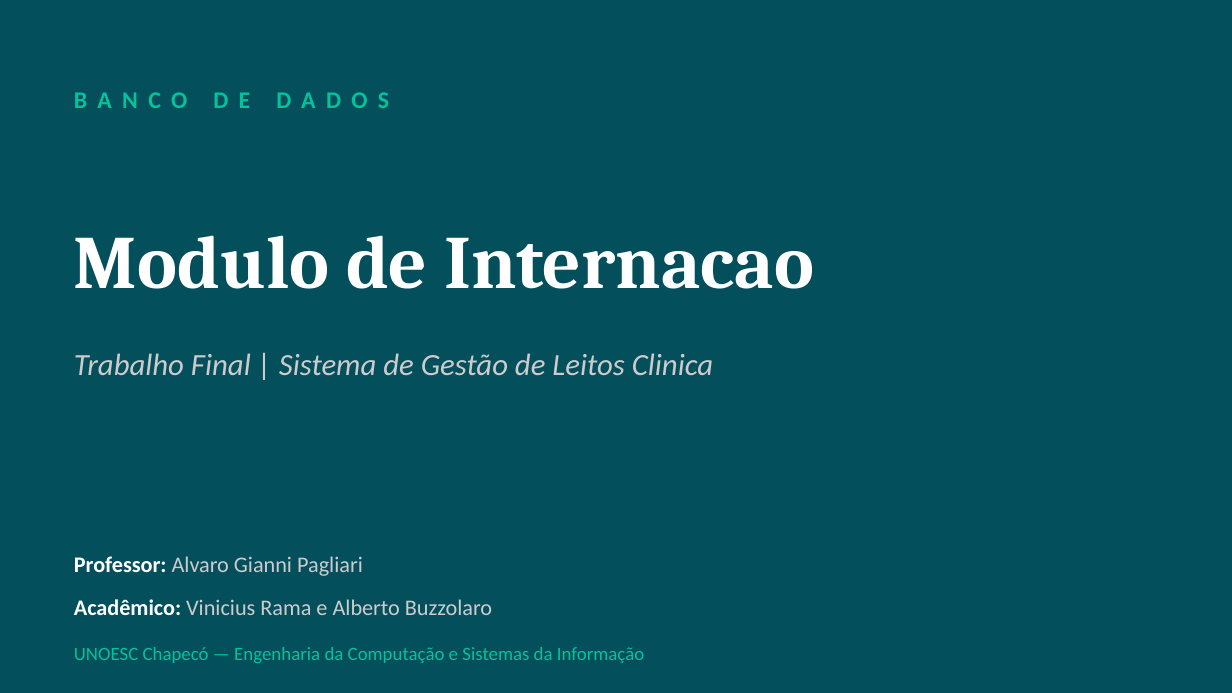
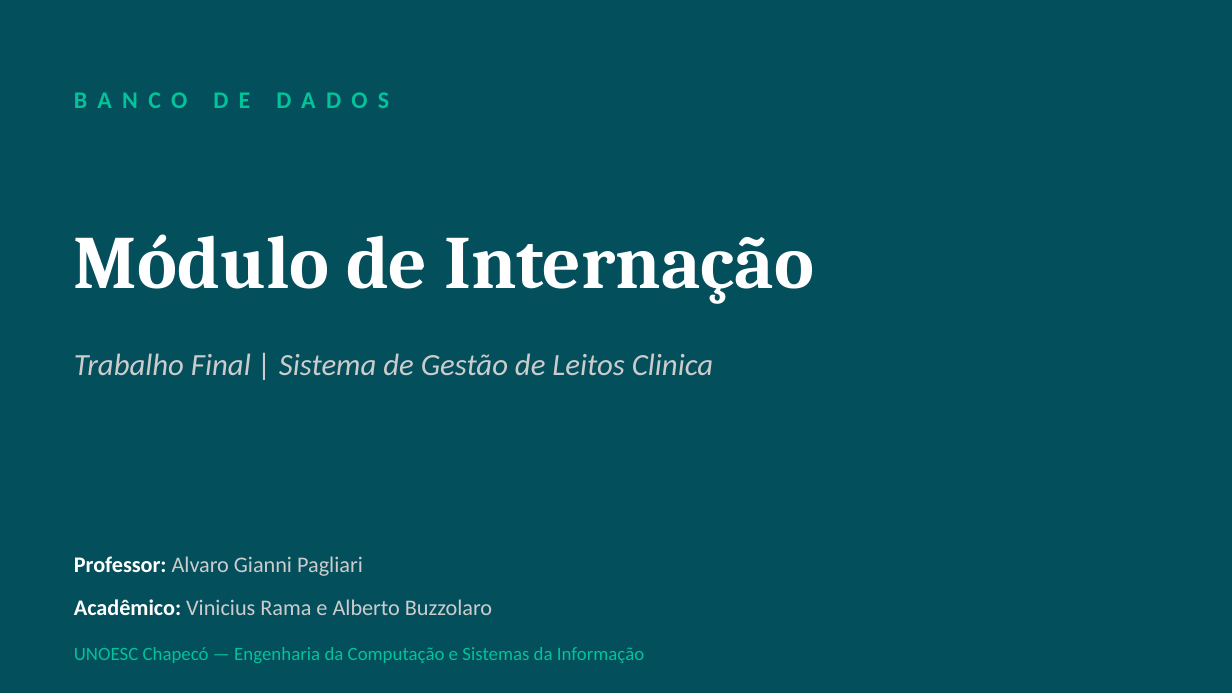
Before and after one commit to pew404/trabalho_final_db, a slide deck: slide 1 of apresentacao/Apresentacao_Modulo_Internacao.pptx. Drawn at 1232x693 pixels with LibreOffice and Linux fonts; fonts in the diff are those of the drawing. Boxes give left, top, right and bottom in pixels: in the first picture for what was removed or moved away, otherwise in the second. Text is boxed around its words. In the diff, an @@ line names an element or a change of style, - is before the commit and + after.

```diff
--- a/apresentacao/Apresentacao_Modulo_Internacao.pptx
+++ b/apresentacao/Apresentacao_Modulo_Internacao.pptx
@@ text at box(74, 234, 814, 304): text changed @@
-Modulo de Internacao
+Módulo de Internação
```
Also in this commit, not shown: 5 other slides changed.
